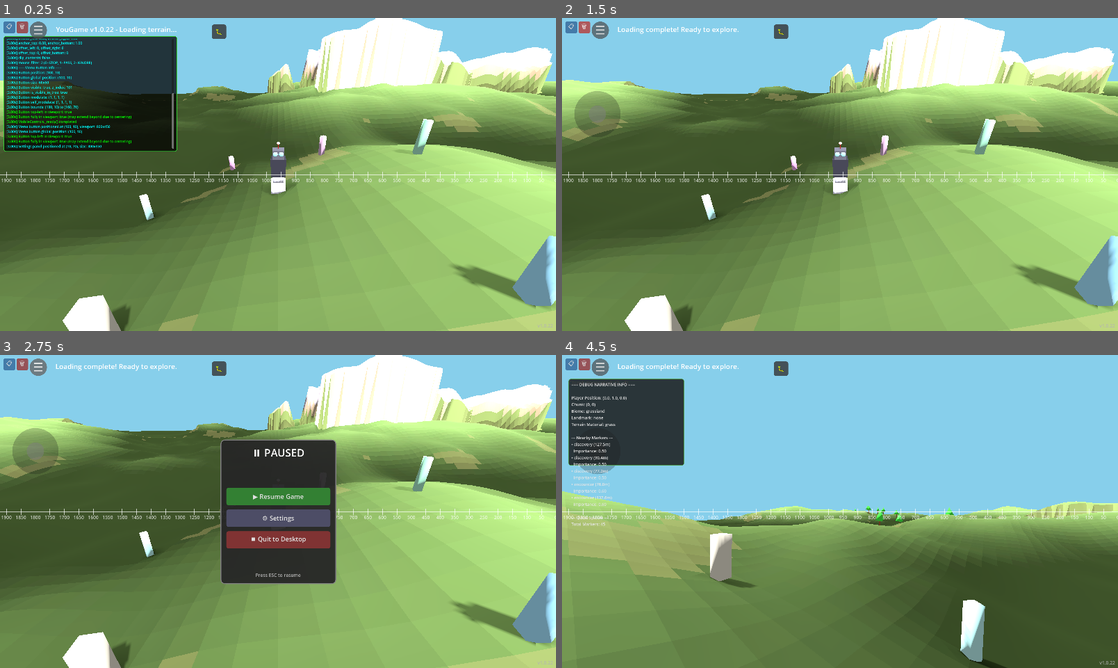
Above: before the commit, frames 1-4 (two rows, left to right).
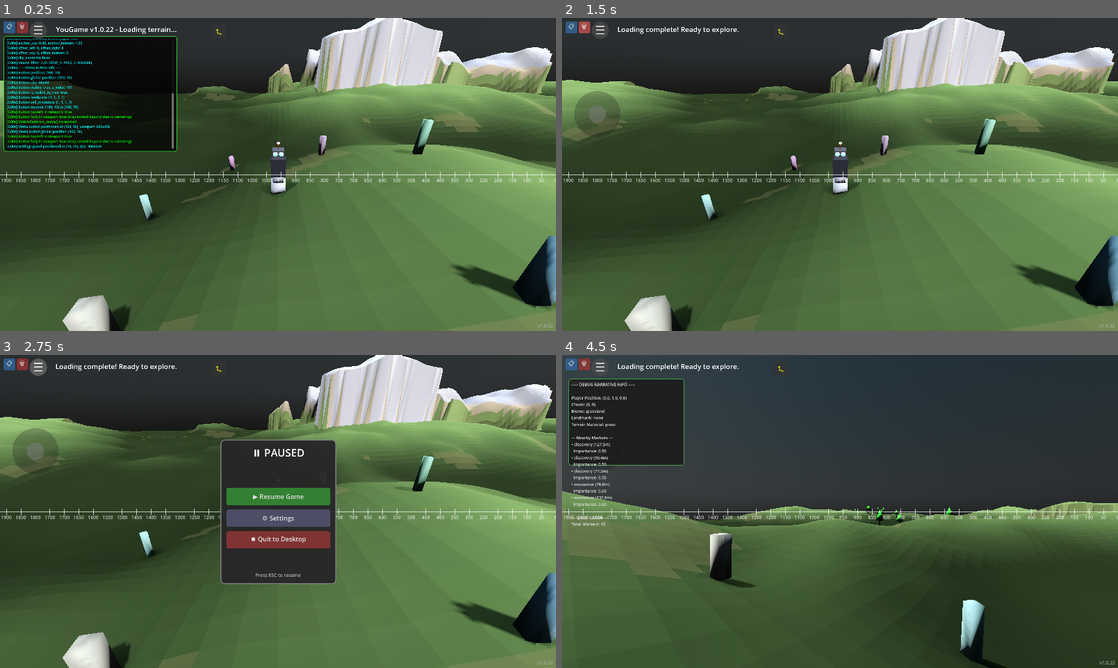
Above: after the commit, the same moments.

Repository: felix-dieterle/YouGame_godot4_public
Game: Godot game, scene res://scenes/main.tscn
Two runs of this game, one before a commit and one after it. Both use one fixed random seed, a clock stepped at 60 frames per second and the inputs below.
Inputs (mouse positions are in pixels of both pictures, inside the frame that each line leads up to):
- Up to frame 1 (0.25 s): no input
- Up to frame 2 (1.5 s): click "📋" at 0.5 s; click "🗑" at 1.25 s
- Up to frame 3 (2.75 s): click "☰" at 2 s
- Up to frame 4 (4.5 s): click "▶ Resume Game" at 2.75 s; click "🐛" at 3.5 s; tap Enter at 4.25 s; move the mouse to (962, 495) at 4.27 s; hold Right (ui_right) from 4.28 s (still down); hold V (toggle_camera_view) from 4.28 s (still down); click (962, 495) at 4.42 s

The runs differ from the first frame. In frame 1, 82% of the frame differs, in the area x 0-100%, y 0-100%; in frame 2, 86%; in frame 3, 78%; in frame 4, 93%.

Commit message:
Add dynamic sky changes based on weather
Co-authored-by: felix-dieterle <1490062+felix-dieterle@users.noreply.github.com>

Diff:
--- a/scenes/main.tscn
+++ b/scenes/main.tscn
@@ -11,11 +11,25 @@
 [ext_resource type="Script" path="res://scripts/pause_menu.gd" id="10_pause"]
 [ext_resource type="Script" path="res://scripts/ruler_overlay.gd" id="11_ruler"]
 
+[sub_resource type="PhysicalSkyMaterial" id="PhysicalSkyMaterial_1"]
+rayleigh_coefficient = 2.0
+rayleigh_color = Color(0.26, 0.52, 0.96, 1)
+mie_coefficient = 0.005
+mie_eccentricity = 0.8
+mie_color = Color(0.69, 0.729, 0.812, 1)
+turbidity = 10.0
+sun_disk_scale = 1.0
+ground_color = Color(0.3, 0.25, 0.2, 1)
+
+[sub_resource type="Sky" id="Sky_1"]
+sky_material = SubResource("PhysicalSkyMaterial_1")
+
 [sub_resource type="Environment" id="Environment_1"]
-background_mode = 1
-background_color = Color(0.53, 0.81, 0.92, 1)
-ambient_light_source = 2
+background_mode = 2
+sky = SubResource("Sky_1")
+ambient_light_source = 3
 ambient_light_color = Color(1, 1, 1, 1)
+ambient_light_sky_contribution = 1.0
 ambient_light_energy = 0.5
 tonemap_mode = 2
 tonemap_exposure = 1.2
--- a/scripts/weather_system.gd
+++ b/scripts/weather_system.gd
@@ -26,6 +26,7 @@
 var fog_environment: Environment
 var rain_particles: GPUParticles3D
 var world_environment: WorldEnvironment
+var sky_material: PhysicalSkyMaterial
 
 # Player reference for positioning rain
 var player: Node3D
@@ -76,6 +77,12 @@
 
     if world_environment and world_environment.environment:
         fog_environment = world_environment.environment
+
+        # Get reference to the sky material
+        if fog_environment.sky and fog_environment.sky.sky_material:
+            sky_material = fog_environment.sky.sky_material
+        else:
+            push_warning("WeatherSystem: Could not find Sky material, sky effects may not work")
     else:
         push_warning("WeatherSystem: Could not find WorldEnvironment, weather effects may not work")
         return
@@ -178,36 +185,64 @@
         else:
             rain_particles.emitting = false
 
+    # Interpolate sky parameters (clouds, color)
+    if sky_material:
+        var turbidity = lerp(current_params.turbidity, target_params.turbidity, transition_progress)
+        var mie_coefficient = lerp(current_params.mie_coefficient, target_params.mie_coefficient, transition_progress)
+        var rayleigh_coefficient = lerp(current_params.rayleigh_coefficient, target_params.rayleigh_coefficient, transition_progress)
+
+        sky_material.turbidity = turbidity
+        sky_material.mie_coefficient = mie_coefficient
+        sky_material.rayleigh_coefficient = rayleigh_coefficient
+
 func _get_weather_params(weather: WeatherState) -> Dictionary:
     match weather:
         WeatherState.CLEAR:
             return {
                 "fog_density": 0.0,
-                "rain_intensity": 0.0
+                "rain_intensity": 0.0,
+                "turbidity": 10.0,  # Clear sky
+                "mie_coefficient": 0.005,  # Minimal haze
+                "rayleigh_coefficient": 2.0  # Bright blue sky
             }
         WeatherState.LIGHT_FOG:
             return {
                 "fog_density": 0.001,
-                "rain_intensity": 0.0
+                "rain_intensity": 0.0,
+                "turbidity": 15.0,  # Slightly hazy
+                "mie_coefficient": 0.01,  # More haze
+                "rayleigh_coefficient": 1.5  # Less vibrant blue
             }
         WeatherState.HEAVY_FOG:
             return {
                 "fog_density": 0.005,
-                "rain_intensity": 0.0
+                "rain_intensity": 0.0,
+                "turbidity": 25.0,  # Very hazy
+                "mie_coefficient": 0.02,  # Heavy haze
+                "rayleigh_coefficient": 1.0  # Muted sky color
             }
         WeatherState.LIGHT_RAIN:
             return {
                 "fog_density": 0.0005,
-                "rain_intensity": 0.3
+                "rain_intensity": 0.3,
+                "turbidity": 20.0,  # Cloudy
+                "mie_coefficient": 0.015,  # Moderate haze/clouds
+                "rayleigh_coefficient": 1.2  # Greyish sky
             }
         WeatherState.HEAVY_RAIN:
             return {
                 "fog_density": 0.002,
-                "rain_intensity": 1.0
+                "rain_intensity": 1.0,
+                "turbidity": 30.0,  # Very cloudy/stormy
+                "mie_coefficient": 0.025,  # Heavy clouds
+                "rayleigh_coefficient": 0.8  # Dark, stormy sky
             }
 
     # Default (shouldn't reach here)
     return {
         "fog_density": 0.0,
-        "rain_intensity": 0.0
+        "rain_intensity": 0.0,
+        "turbidity": 10.0,
+        "mie_coefficient": 0.005,
+        "rayleigh_coefficient": 2.0
     }
Not shown: 1 places in scenes/main.tscn that only renumber resources
